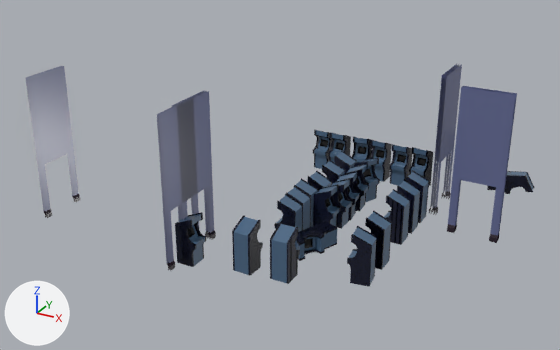
A saved change to the Blender file arcade/blender-files/level.blend.
The view is the same before and after, from a 50 mm camera at (15.5, -20.6, 14.6) aimed at (1.2, 5.4, 1.6). The lights are fixed; the arrows at lower left show +X, +Y and +Z. The older version comes first. The same objects are shown in both versions, whatever each file hides.
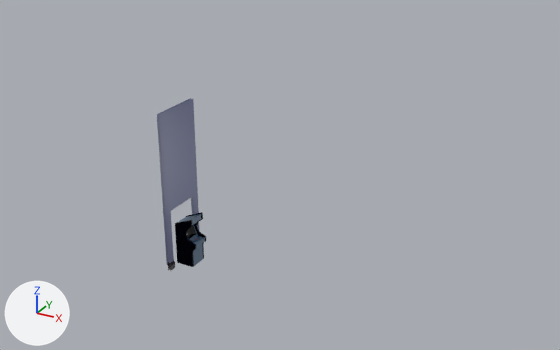
Not visible in the pictures: 'joystick', 'fire_button', 'bomb_button'.

Where the change shows, as pixel boxes (x1, y1, x2, y2) in the pictures (560 x 350 px):
'doorway.004', hidden (blue)
    before: (447, 87, 516, 243)
'doorway.006', hidden
    before: (26, 66, 80, 218)
'doorway', hidden (blue)
    before: (177, 91, 216, 240)
'doorway.002', hidden (blue)
    before: (433, 64, 462, 215)
'Arcade Cabinet.024', added, hidden
    before: (270, 223, 300, 284)
'Arcade Cabinet.025', added, hidden
    before: (232, 215, 263, 276)
'Arcade Cabinet.023', added, hidden (blue)
    before: (347, 226, 377, 287)
'Arcade Cabinet', added, hidden (blue)
    before: (295, 221, 337, 261)
'Arcade Cabinet.020', added, hidden (blue)
    before: (384, 189, 410, 245)
'Arcade Cabinet.022', added, hidden
    before: (365, 211, 392, 270)
'Arcade Cabinet.001', added, hidden (blue)
    before: (313, 184, 341, 227)
'Arcade Cabinet.016', added, hidden
    before: (390, 144, 412, 186)
'Arcade Cabinet.011', added, hidden (blue)
    before: (274, 194, 303, 232)
'Arcade Cabinet.015', added, hidden
    before: (370, 140, 392, 182)
'Arcade Cabinet.019', added, hidden (blue)
    before: (397, 180, 421, 234)
'doorway.003', hidden
    before: (429, 64, 457, 214)
'Arcade Cabinet.002', added, hidden (blue)
    before: (331, 179, 353, 228)
'Arcade Cabinet.017', added, hidden
    before: (409, 147, 433, 186)
'Arcade Cabinet.012', added, hidden (blue)
    before: (313, 129, 332, 169)
'Arcade Cabinet.005', added, hidden (blue)
    before: (354, 158, 380, 202)
'Arcade Cabinet.026', added, hidden
    before: (487, 171, 534, 194)
'Arcade Cabinet.018', added, hidden (blue)
    before: (406, 170, 429, 223)
'Arcade Cabinet.004', added, hidden
    before: (345, 163, 369, 212)
'Arcade Cabinet.010', added, hidden (blue)
    before: (286, 186, 311, 230)
'Arcade Cabinet.013', added, hidden
    before: (328, 132, 351, 162)
'Arcade Cabinet.014', added, hidden
    before: (352, 137, 372, 163)
'Arcade Cabinet.003', added, hidden
    before: (337, 171, 360, 221)
'Arcade Cabinet.007', added, hidden
    before: (322, 160, 345, 184)
'Arcade Cabinet.009', added, hidden
    before: (294, 178, 318, 227)
'Arcade Cabinet.006', added, hidden
    before: (334, 151, 357, 173)
'Arcade Cabinet.008', added, hidden
    before: (307, 171, 332, 191)
'doorway.001', hidden
    before: (172, 91, 209, 239)
'doorway.005', hidden
    before: (455, 86, 517, 240)

Edits to the bpy script that builds the scene:
```text
Change ob_doorway_006:
    add ob_doorway_006.hide_set(True)  # its collection is switched off
Change ob_doorway:
    add ob_doorway.hide_set(True)  # its collection is switched off
Change ob_doorway_001:
    add ob_doorway_001.hide_set(True)  # its collection is switched off
Change ob_doorway_002:
    add ob_doorway_002.hide_set(True)  # its collection is switched off
Change ob_doorway_003:
    add ob_doorway_003.hide_set(True)  # its collection is switched off
Change ob_doorway_004:
    add ob_doorway_004.hide_set(True)  # its collection is switched off
Change ob_doorway_005:
    add ob_doorway_005.hide_set(True)  # its collection is switched off
Change ob_arcade_cabinet:
    add ob_arcade_cabinet.hide_set(True)  # its collection is switched off
Change ob_arcade_cabinet_001:
    add ob_arcade_cabinet_001.hide_set(True)  # its collection is switched off
Change ob_arcade_cabinet_002:
    add ob_arcade_cabinet_002.hide_set(True)  # its collection is switched off
Change ob_arcade_cabinet_003:
    add ob_arcade_cabinet_003.hide_set(True)  # its collection is switched off
Change ob_arcade_cabinet_004:
    add ob_arcade_cabinet_004.hide_set(True)  # its collection is switched off
Change ob_arcade_cabinet_005:
    add ob_arcade_cabinet_005.hide_set(True)  # its collection is switched off
Change ob_arcade_cabinet_006:
    add ob_arcade_cabinet_006.hide_set(True)  # its collection is switched off
Change ob_arcade_cabinet_007:
    add ob_arcade_cabinet_007.hide_set(True)  # its collection is switched off
Change ob_arcade_cabinet_008:
    add ob_arcade_cabinet_008.hide_set(True)  # its collection is switched off
Change ob_arcade_cabinet_009:
    add ob_arcade_cabinet_009.hide_set(True)  # its collection is switched off
Change ob_arcade_cabinet_010:
    add ob_arcade_cabinet_010.hide_set(True)  # its collection is switched off
Change ob_arcade_cabinet_011:
    add ob_arcade_cabinet_011.hide_set(True)  # its collection is switched off
Change ob_arcade_cabinet_012:
    add ob_arcade_cabinet_012.hide_set(True)  # its collection is switched off
Change ob_arcade_cabinet_013:
    add ob_arcade_cabinet_013.hide_set(True)  # its collection is switched off
Change ob_arcade_cabinet_014:
    add ob_arcade_cabinet_014.hide_set(True)  # its collection is switched off
Change ob_arcade_cabinet_015:
    add ob_arcade_cabinet_015.hide_set(True)  # its collection is switched off
Change ob_arcade_cabinet_016:
    add ob_arcade_cabinet_016.hide_set(True)  # its collection is switched off
Change ob_arcade_cabinet_017:
    add ob_arcade_cabinet_017.hide_set(True)  # its collection is switched off
Change ob_arcade_cabinet_018:
    add ob_arcade_cabinet_018.hide_set(True)  # its collection is switched off
Change ob_arcade_cabinet_019:
    add ob_arcade_cabinet_019.hide_set(True)  # its collection is switched off
Change ob_arcade_cabinet_020:
    add ob_arcade_cabinet_020.hide_set(True)  # its collection is switched off
Change ob_arcade_cabinet_022:
    add ob_arcade_cabinet_022.hide_set(True)  # its collection is switched off
Change ob_arcade_cabinet_023:
    add ob_arcade_cabinet_023.hide_set(True)  # its collection is switched off
Change ob_arcade_cabinet_024:
    add ob_arcade_cabinet_024.hide_set(True)  # its collection is switched off
Change ob_arcade_cabinet_025:
    add ob_arcade_cabinet_025.hide_set(True)  # its collection is switched off
Change ob_arcade_cabinet_026:
    add ob_arcade_cabinet_026.hide_set(True)  # its collection is switched off
Add ob_bomb_button:
    ob_bomb_button = bpy.data.objects.new('bomb_button', me_circle_003)  # 54 vertices, 37 faces; spans x -0.00591..0.00591, y -0.00564..0.006, z 0.0..0.0057; in mat_palette (picture img_palette_png_001)
    ob_bomb_button.parent = ob_arcade_cabinet_col
    ob_bomb_button.location = (0.688, 0.15, 0.948)
    ob_bomb_button.rotation_euler = (0.0, 0.0352, 0.0)  # degrees (0, 2, 0)
    ob_bomb_button.scale = (3.44, 3.44, 3.44)
Add ob_fire_button:
    ob_fire_button = bpy.data.objects.new('fire_button', me_circle_003)  # 54 vertices, 37 faces; spans x -0.00591..0.00591, y -0.00564..0.006, z 0.0..0.0057; in mat_palette (picture img_palette_png_001)
    ob_fire_button.parent = ob_arcade_cabinet_col
    ob_fire_button.location = (0.644, 0.104, 0.949)
    ob_fire_button.rotation_euler = (0.0, 0.0352, 0.0)  # degrees (0, 2, 0)
    ob_fire_button.scale = (3.44, 3.44, 3.44)
Add ob_joystick:
    ob_joystick = bpy.data.objects.new('joystick', me_circle_002)  # 110 vertices, 114 faces; spans x -0.0441..0.0441, y -0.0435..0.0435, z -0.0222..0.1078; in mat_palette (picture img_palette_png_001)
    ob_joystick.parent = ob_arcade_cabinet_col
    ob_joystick.location = (0.691, -0.162, 0.962)
    ob_joystick.rotation_euler = (0.0, 0.0286, 0.0)  # degrees (0, 1.6, 0)
```
